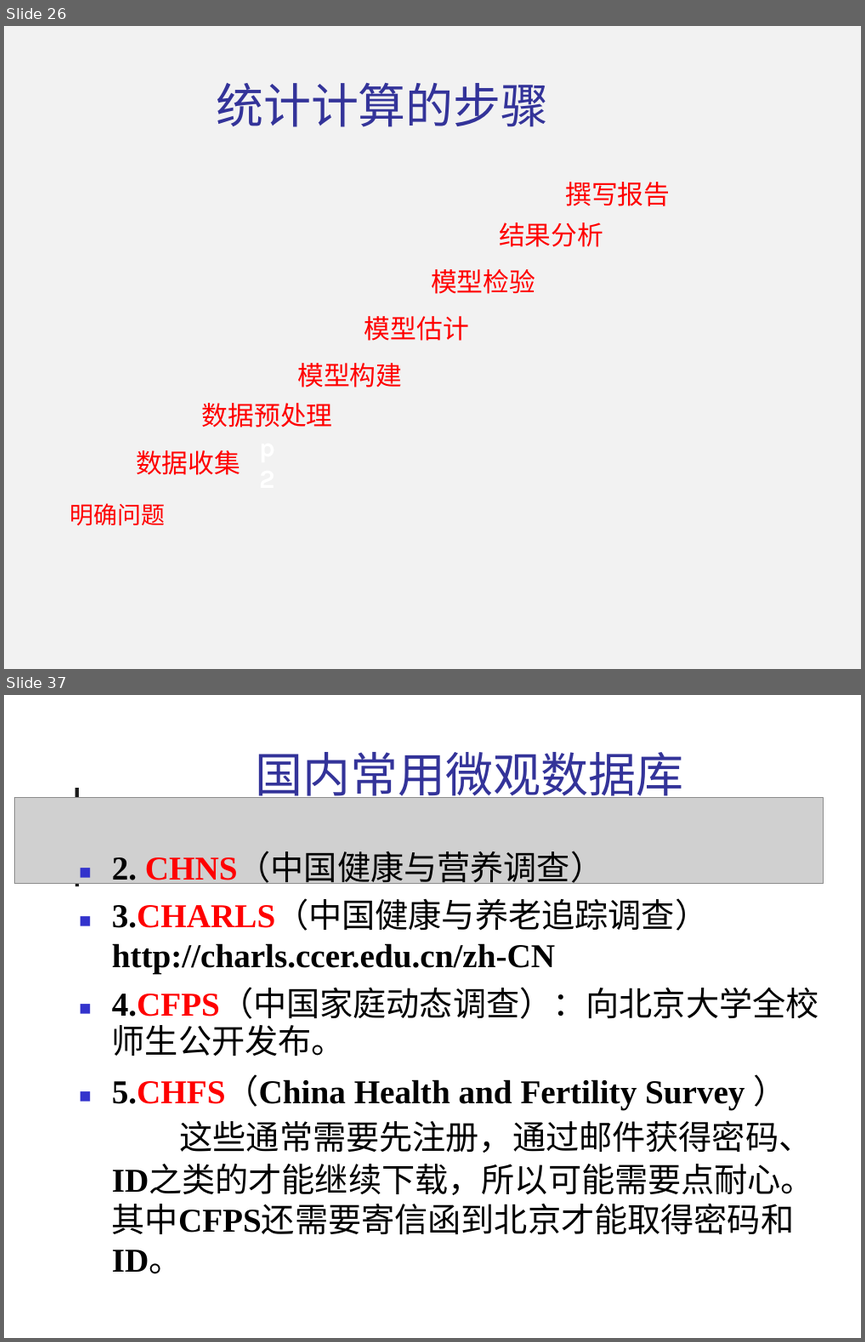
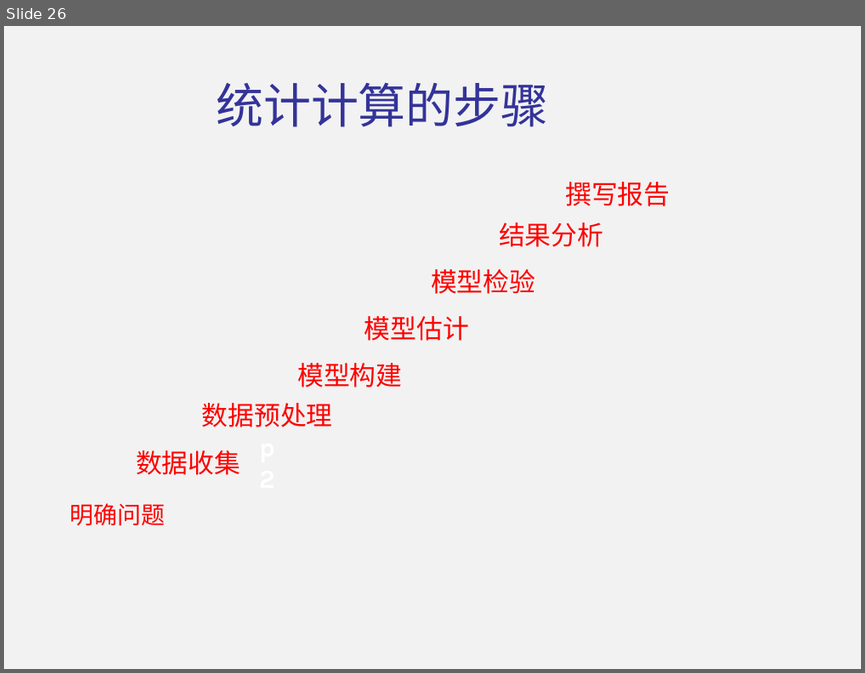
Before and after one commit to shfkuang/shfkuang.github.io, a slide deck: sc2019/scch1.ppt. Shown one above the other, each under a label of ours: slides 26 and 37 before the commit, slide 26 after it; the slides between them are not shown. The pictures are 865x1342 and 865x673 pixels, drawn with LibreOffice and Linux fonts; fonts in the diff are those of the drawing; grey boxes stand for pictures; background and template pictures are left out. Boxes give left, top, right and bottom in pixels: in the first picture for what was removed or moved away, otherwise in the second. Text is boxed around its words. In the diff, an @@ line names an element or a change of style, - is before the commit and + after.

```diff
--- a/sc2019/scch1.ppt
+++ b/sc2019/scch1.ppt
@@ slide 37 removed at <box>4,695,861,1338</box>, background #F2F2F2 @@
@@ freeform shape removed at <box>4,695,861,1338</box> @@
@@ text removed at <box>256,752,684,805</box> @@
-国内常用微观数据库
@@ line removed from (77, 788) to (77, 886) @@
@@ picture removed at <box>15,797,823,883</box> @@
@@ freeform shape removed at <box>43,798,85,842</box> @@
@@ freeform shape removed at <box>54,837,94,882</box> @@
@@ text removed at <box>80,862,95,1107</box> @@
-■
-■
-■
-■
@@ text removed at <box>112,853,819,1274</box> @@
-2. CHNS（中国健康与营养调查）
-3.CHARLS（中国健康与养老追踪调查）
-http://charls.ccer.edu.cn/zh-CN
-4.CFPS（中国家庭动态调查）：向北京大学全校
-师生公开发布。
-5.CHFS（China Health and Fertility Survey ）
-这些通常需要先注册，通过邮件获得密码、
-ID之类的才能继续下载，所以可能需要点耐心。
-其中CFPS还需要寄信函到北京才能取得密码和
-ID。
```
Also in this commit, not shown: 1 slide changed, 18 other slides removed.
